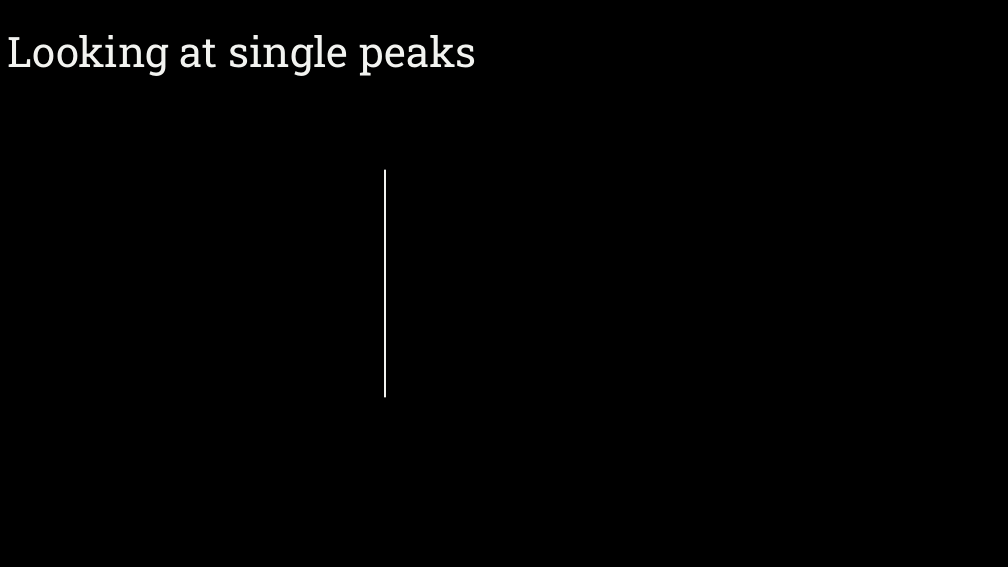
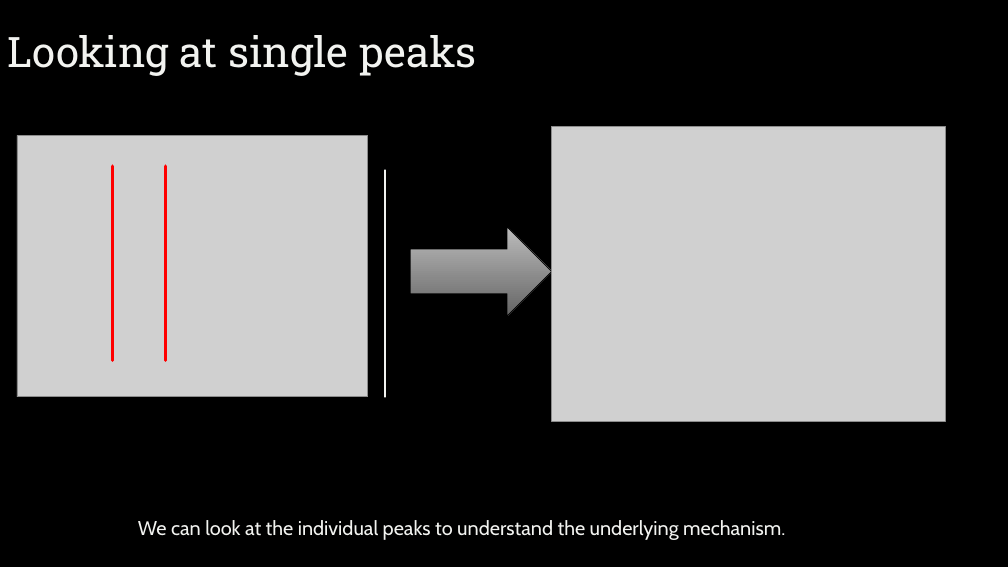
Before and after one commit to ekremdemirboga/modelling-calcium-oscillations-in-astrocytes, a slide deck: slide 8 of final/final.pptx. Drawn at 1008x567 pixels with LibreOffice and Linux fonts; fonts in the diff are those of the drawing; grey boxes stand for pictures; background and template pictures are left out. Boxes give left, top, right and bottom in pixels: in the first picture for what was removed or moved away, otherwise in the second. Text is boxed around its words. In the diff, an @@ line names an element or a change of style, - is before the commit and + after.

```diff
--- a/final/final.pptx
+++ b/final/final.pptx
@@ picture added at box(17, 135, 368, 397) @@
@@ picture added at box(552, 126, 946, 421) @@
@@ line added from (113, 166) to (113, 361), #FF0000 3 pt @@
@@ line added from (166, 166) to (166, 361), #FF0000 3 pt @@
@@ right arrow added at box(411, 227, 552, 316), fill gradient #BCBCBC to #656565, outline #000000 0.75 pt @@
@@ text added at box(138, 520, 785, 540), 19 pt, text #F2F3F0 @@
+We can look at the individual peaks to understand the underlying mechanism.
```
Also in this commit, not shown: 1 other slide changed, 17 slides added, 5 slides removed, 3 other files.
